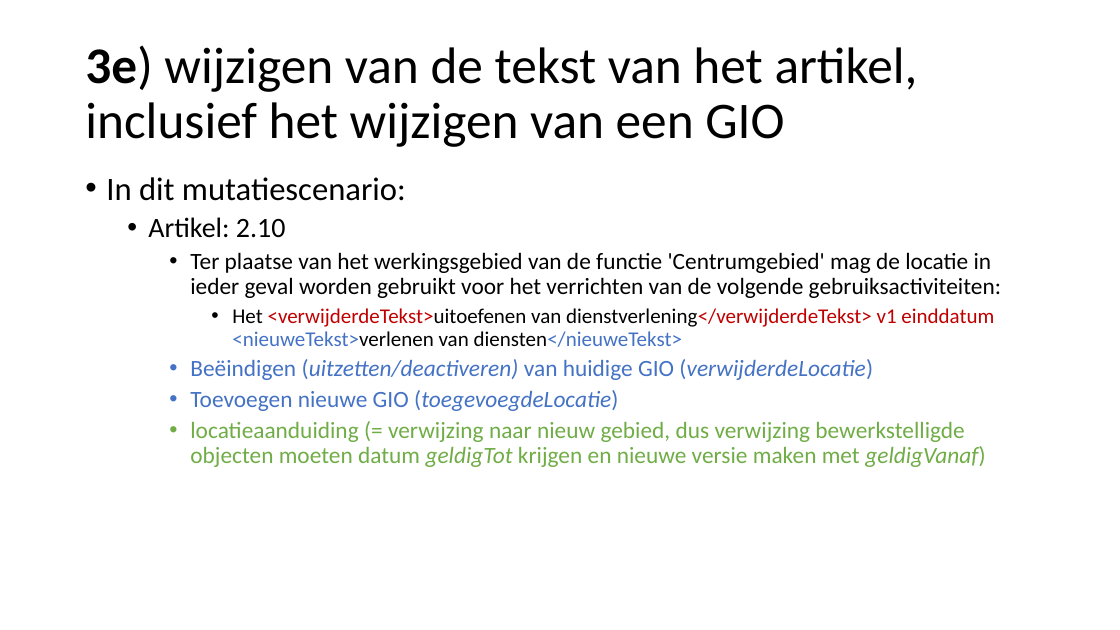
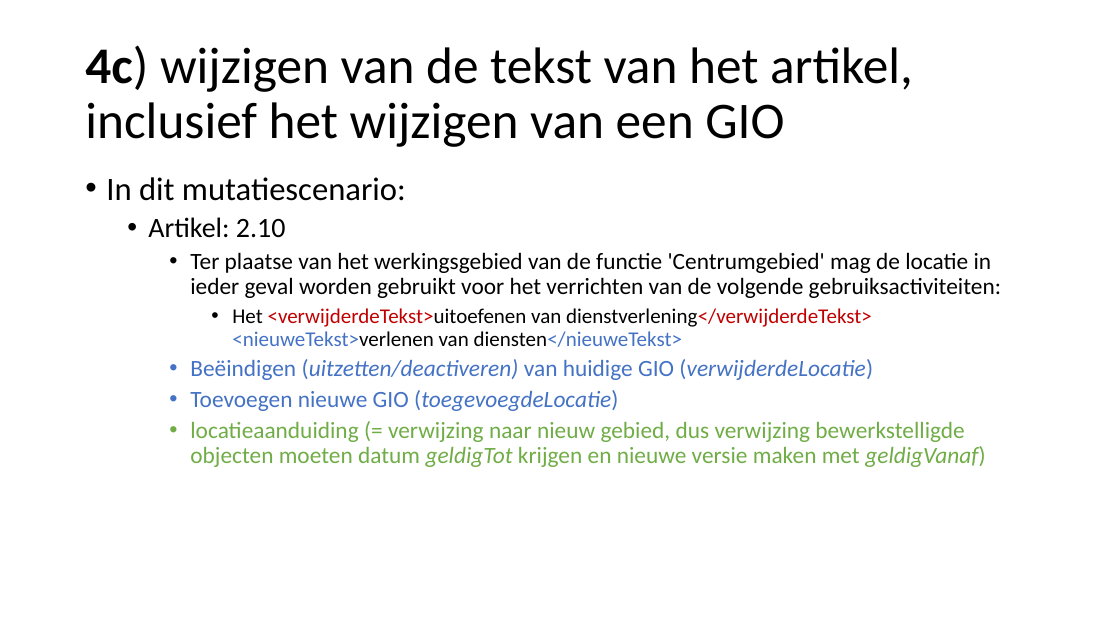
Before and after one commit to Geonovum/xml_omgevingsplan_gemeentestad, a slide deck: slide 18 of Submutatiescenario_s.pptx. Drawn at 1120x630 pixels with LibreOffice and Linux fonts; fonts in the diff are those of the drawing. Boxes give left, top, right and bottom in pixels: in the first picture for what was removed or moved away, otherwise in the second. Text is boxed around its words. In the diff, an @@ line names an element or a change of style, - is before the commit and + after.

```diff
--- a/Submutatiescenario_s.pptx
+++ b/Submutatiescenario_s.pptx
@@ title at [85,45,913,147]: text changed @@
-3e) wijzigen van de tekst van het artikel, inclusief het wijzigen van een GIO
+4c) wijzigen van de tekst van het artikel, inclusief het wijzigen van een GIO
@@ text at [232,308,872,347]: text changed @@
-      • Het <verwijderdeTekst>uitoefenen van dienstverlening</verwijderdeTekst> v1 einddatum <nieuweTekst>verlenen van diensten</nieuweTekst>
+      • Het <verwijderdeTekst>uitoefenen van dienstverlening</verwijderdeTekst> <nieuweTekst>verlenen van diensten</nieuweTekst>
```
Also in this commit, not shown: 13 other slides changed, 2 slides added, 5 slides removed.
